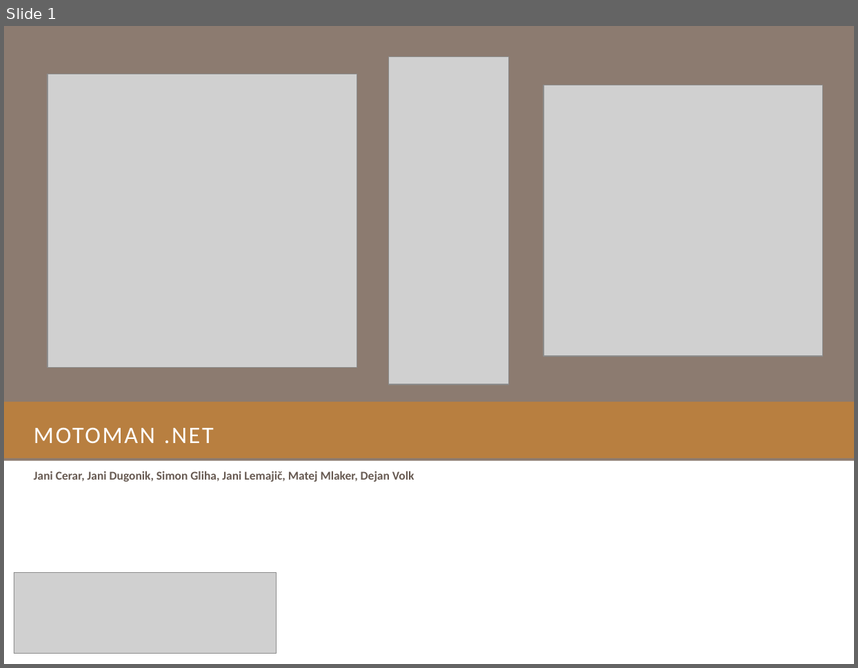
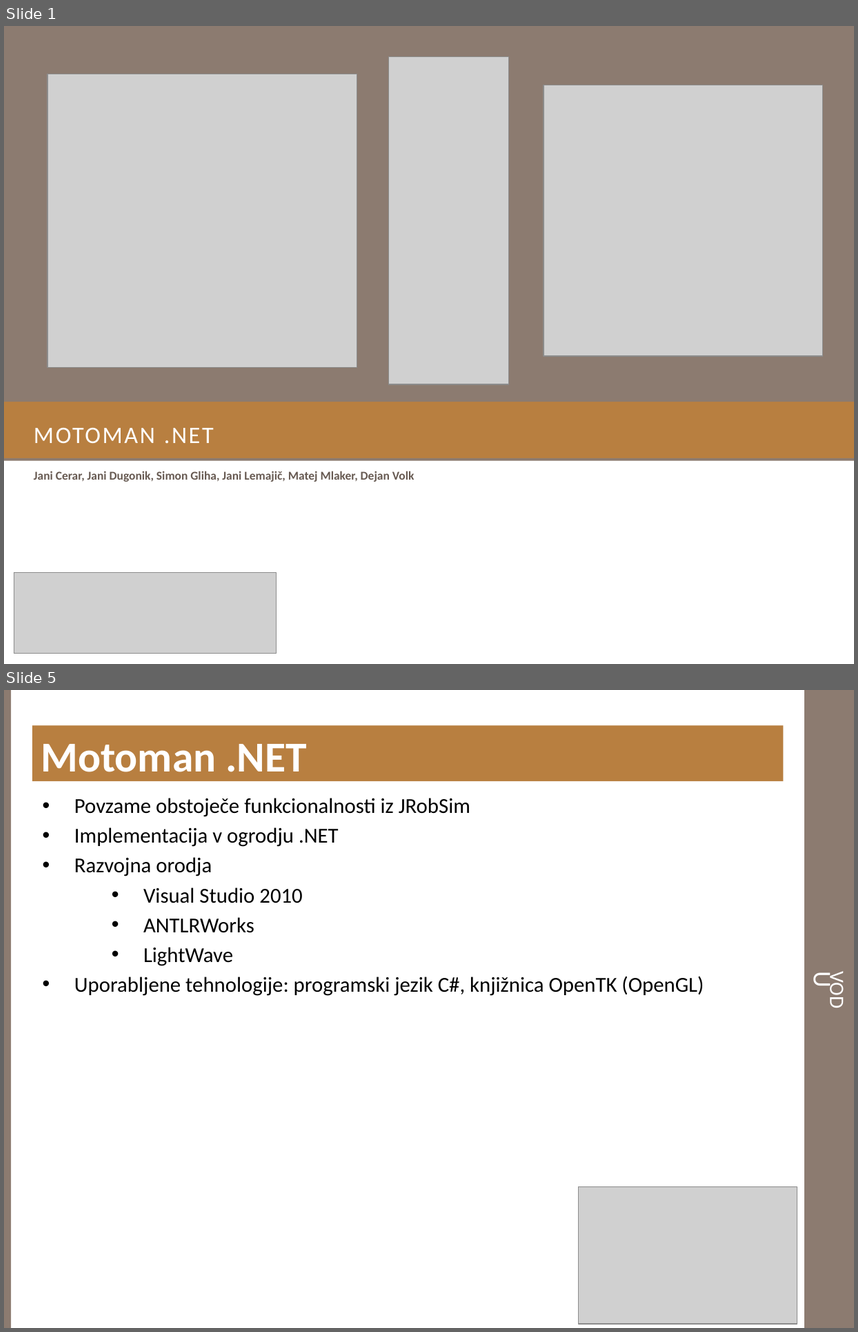
Before and after one commit to doctorA/robot-simulator, a slide deck: Robot_simulator/Dokumentacija/MotomanPredstavitev.pptx. Shown one above the other, each under a label of ours: slide 1 before the commit, slides 1 and 5 after it; the slides between them are not shown. The pictures are 858x668 and 858x1332 pixels, drawn with LibreOffice and Linux fonts; fonts in the diff are those of the drawing; grey boxes stand for pictures; background and template pictures are left out. Boxes give left, top, right and bottom in pixels: in the first picture for what was removed or moved away, otherwise in the second. Text is boxed around its words. In the diff, an @@ line names an element or a change of style, - is before the commit and + after.

Commit message:
MOTOMAN_UM_ver1.docx - spremenjene malenkosti (HURR DURR LETNICE DURR) MotomanPredstavitev.pptx - dodana poglavja Uvod, Opis problema, Opis simulatorja (začetek opisa Model robota)

```diff
--- a/Robot_simulator/Dokumentacija/MotomanPredstavitev.pptx
+++ b/Robot_simulator/Dokumentacija/MotomanPredstavitev.pptx
@@ slide 5 added at [4, 690, 854, 1328], background #FFFFFF @@
@@ rectangle added at [4, 690, 11, 1328], fill #8C7B70 @@
@@ rectangle added at [805, 690, 854, 1328], fill #8C7B70 @@
@@ text added at [32, 726, 783, 782], fill #B87F40, 36 pt, text #FFFFFF, bold @@
+Motoman .NET
@@ title added at [805, 726, 854, 1272], 21.6 pt, text #FFFFFF, small capitals @@
+Uvod
@@ text added at [74, 798, 704, 996], 18 pt, text #000000 @@
+• Povzame obstoječe funkcionalnosti iz JRobSim
+• Implementacija v ogrodju .NET
+• Razvojna orodja
+  • Visual Studio 2010
+  • ANTLRWorks
+  • LightWave
+• Uporabljene tehnologije: programski jezik C#, knjižnica OpenTK (OpenGL)
@@ picture added at [579, 1186, 797, 1323] @@
```
Also in this commit, not shown: 1 slide changed, 6 other slides added, 2 slides removed, 1 other file.
